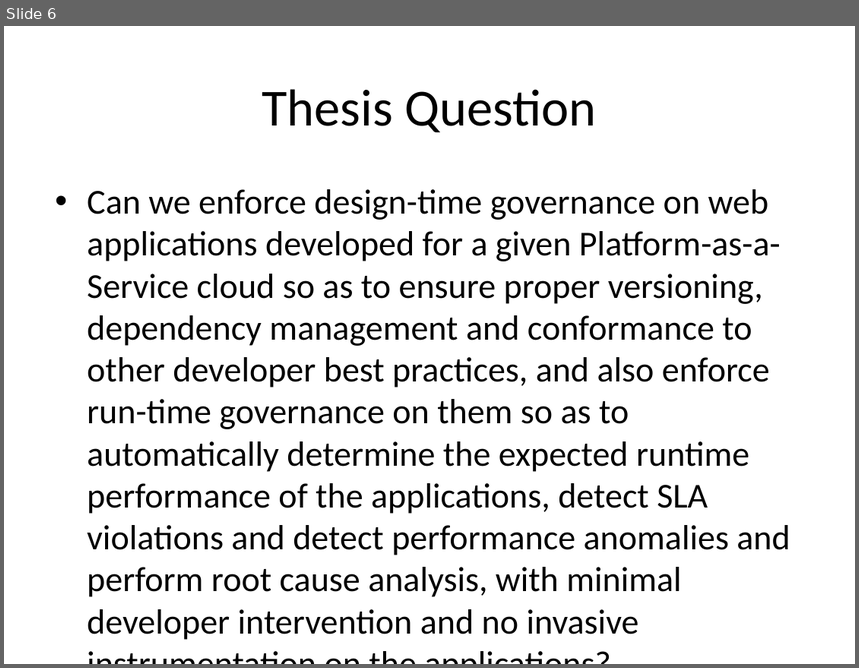
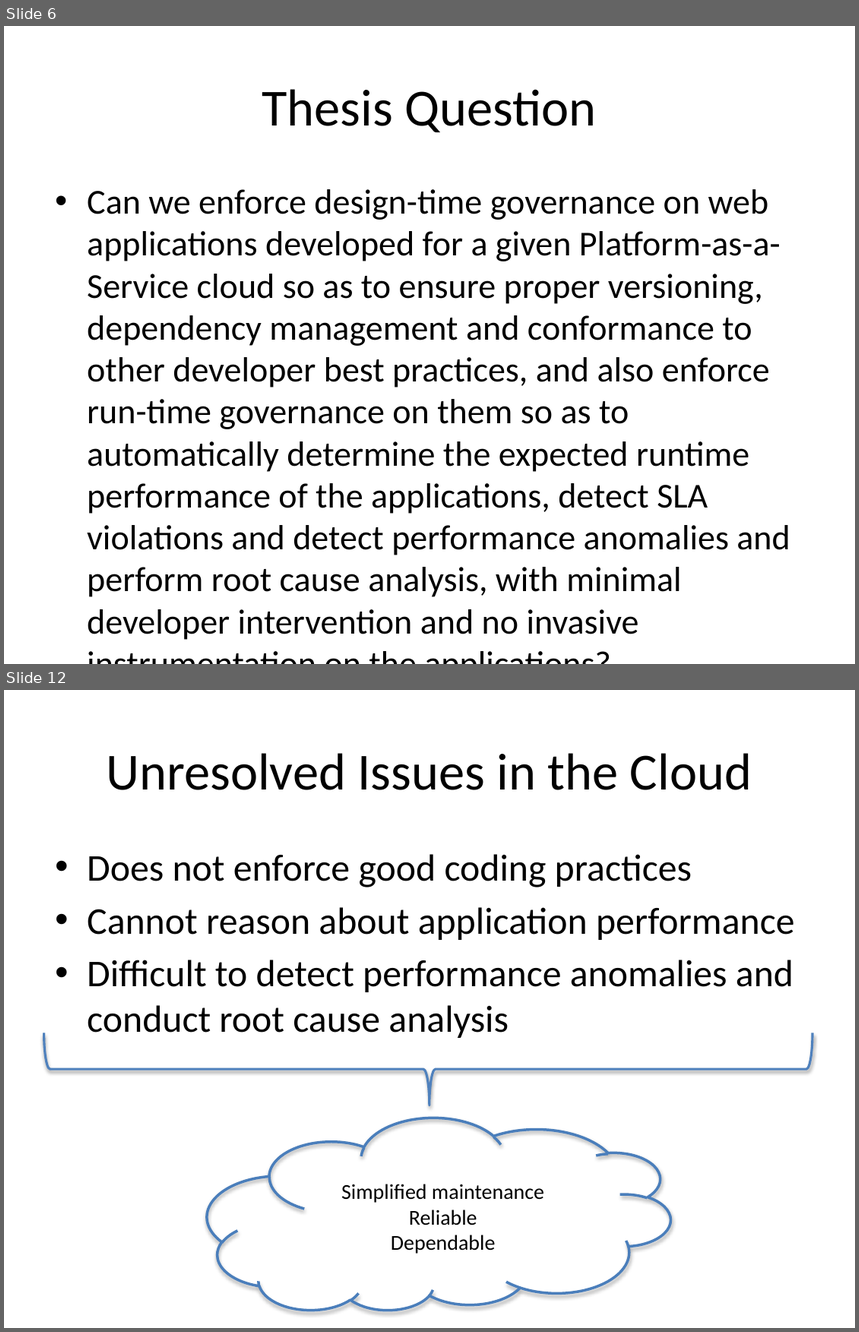
Before and after one commit to Dithn/eager-appscale, a slide deck: Eager/elk-experiment/appserver/system_design.pptx. Shown one above the other, each under a label of ours: slide 6 before the commit, slides 6 and 12 after it; the slides between them are not shown. The pictures are 859x668 and 859x1332 pixels, drawn with LibreOffice and Linux fonts; fonts in the diff are those of the drawing. Boxes give left, top, right and bottom in pixels: in the first picture for what was removed or moved away, otherwise in the second. Text is boxed around its words. In the diff, an @@ line names an element or a change of style, - is before the commit and + after.

```diff
--- a/Eager/elk-experiment/appserver/system_design.pptx
+++ b/Eager/elk-experiment/appserver/system_design.pptx
@@ slide 12 added at <box>4,690,855,1328</box>, background #FFFFFF @@
@@ title added at <box>107,753,752,790</box>, 44 pt, text #000000 @@
+Unresolved Issues in the Cloud
@@ text added at <box>87,854,794,1038</box>, 32 pt, text #000000 @@
+• Does not enforce good coding practices
+• Cannot reason about application performance
+• Difficult to detect performance anomalies and conduct root cause analysis
@@ left brace added at <box>44,1033,813,1106</box>, outline #4F81BD 2 pt @@
@@ cloud added at <box>208,1119,671,1312</box>, outline #4B7EBC 2.25 pt @@
@@ text added at <box>341,1184,544,1254</box>, 18 pt, text #000000 @@
+Simplified maintenance
+Reliable
+Dependable
```
Also in this commit, not shown: 9 other slides added.
